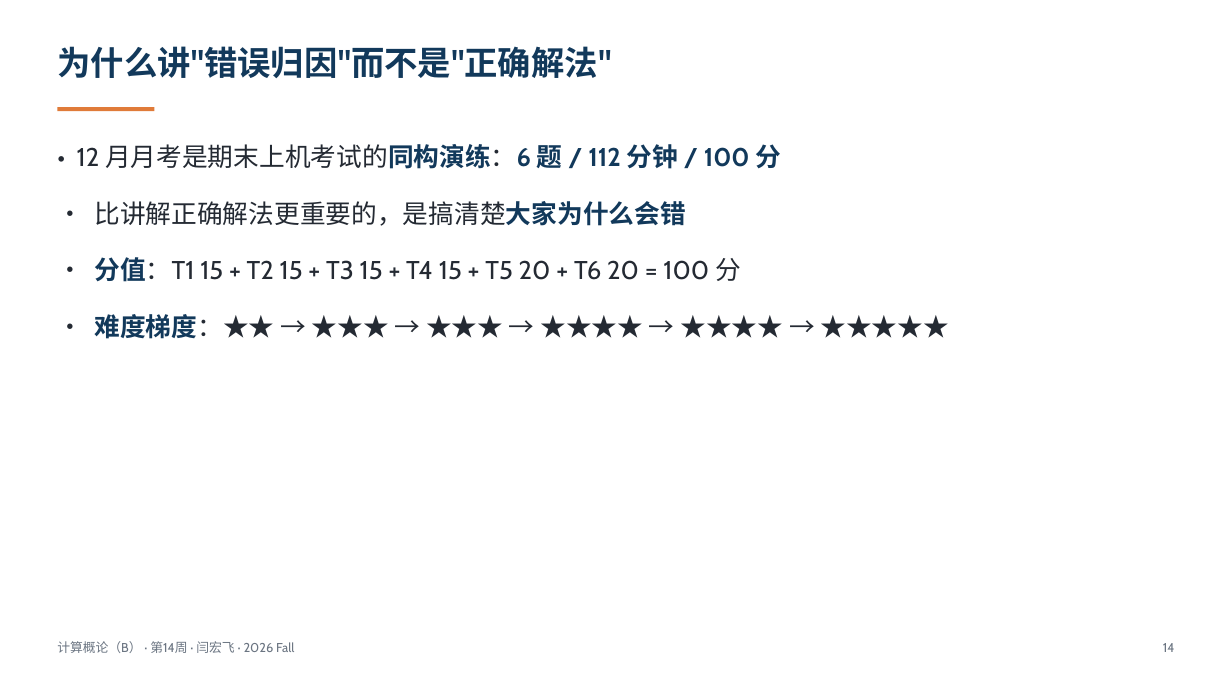
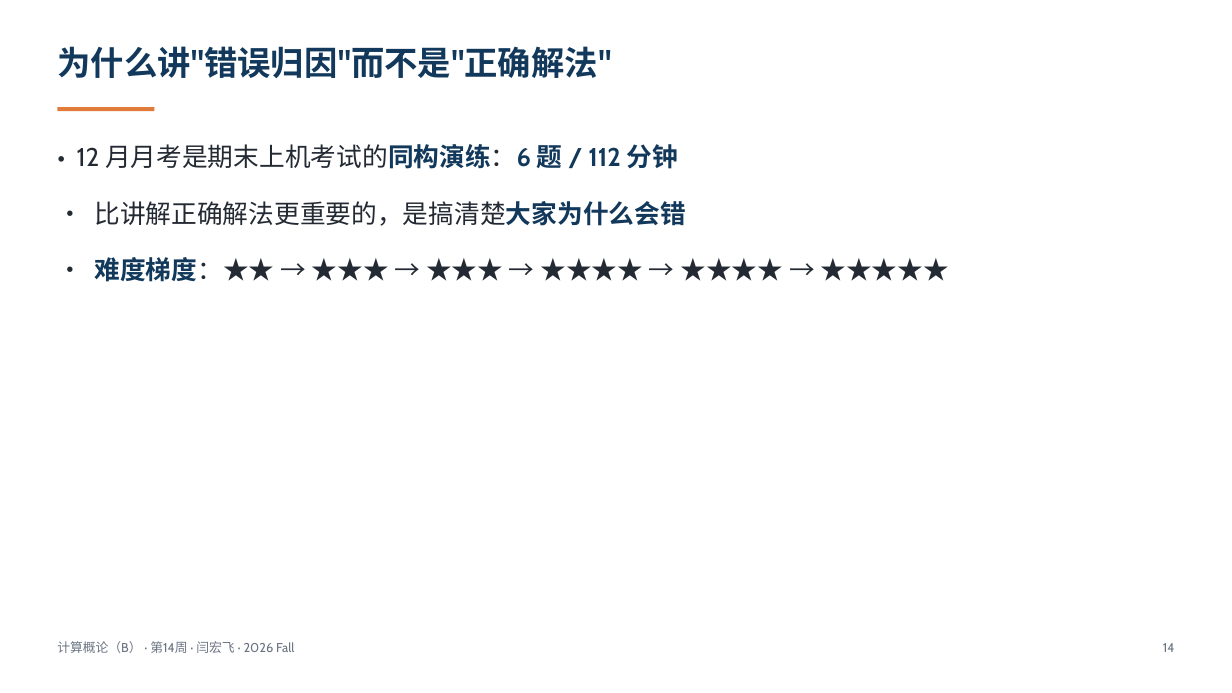
Before and after one commit to GMyhf/2026fall-cs101, a slide deck: slide 14 of courseware/202612_ADS_W14_AI_Literacy_Exam_Recap.pptx. Drawn at 1232x693 pixels with LibreOffice and Linux fonts; fonts in the diff are those of the drawing. Boxes give left, top, right and bottom in pixels: in the first picture for what was removed or moved away, otherwise in the second. Text is boxed around its words. In the diff, an @@ line names an element or a change of style, - is before the commit and + after.

```diff
--- a/courseware/202612_ADS_W14_AI_Literacy_Exam_Recap.pptx
+++ b/courseware/202612_ADS_W14_AI_Literacy_Exam_Recap.pptx
@@ text at (x1=77, y1=140, x2=678, y2=173): text changed; text colour #12395B to #242A33; bold off @@
-• 12 月月考是期末上机考试的同构演练：6 题 / 112 分钟 / 100 分
+• 12 月月考是期末上机考试的同构演练：6 题 / 112 分钟
@@ text at (x1=95, y1=257, x2=741, y2=282): paragraph removed @@
-• 分值：T1 15 + T2 15 + T3 15 + T4 15 + T5 20 + T6 20 = 100 分
```
Also in this commit, not shown: 6 other slides changed, 1 other file.
